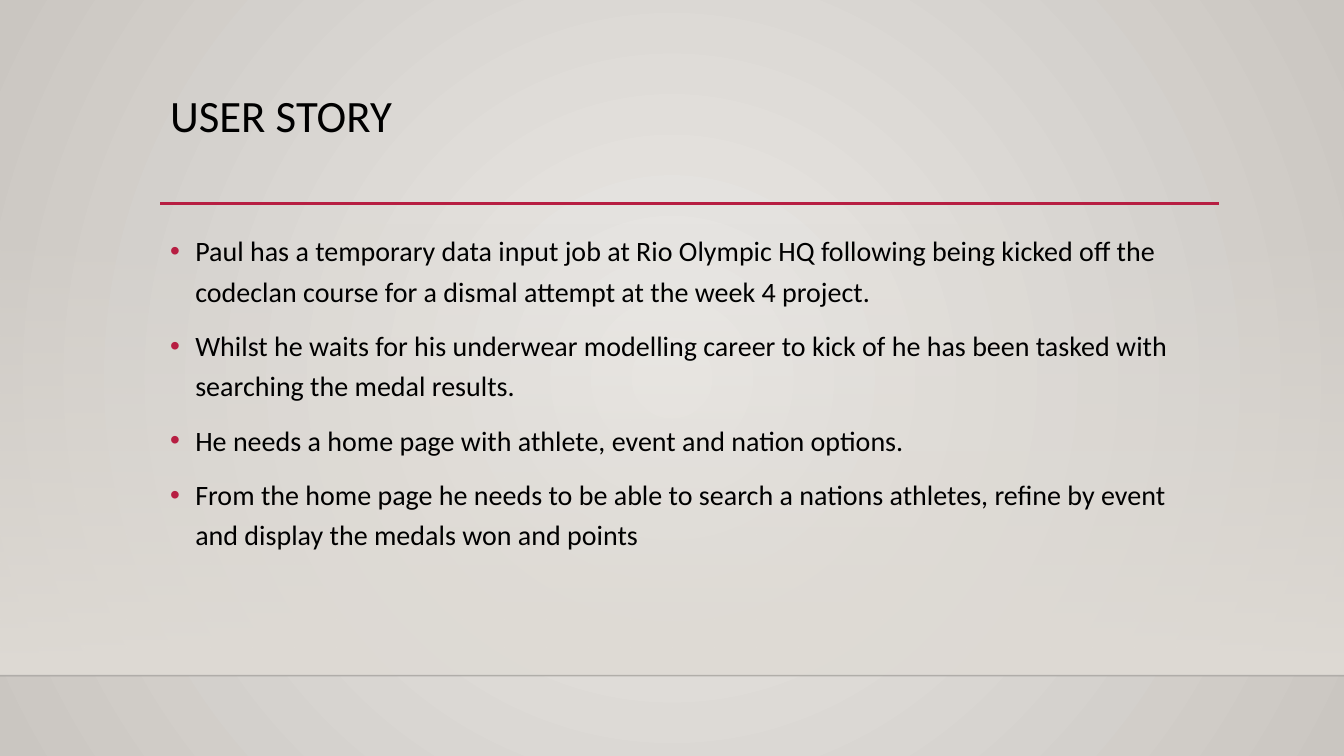
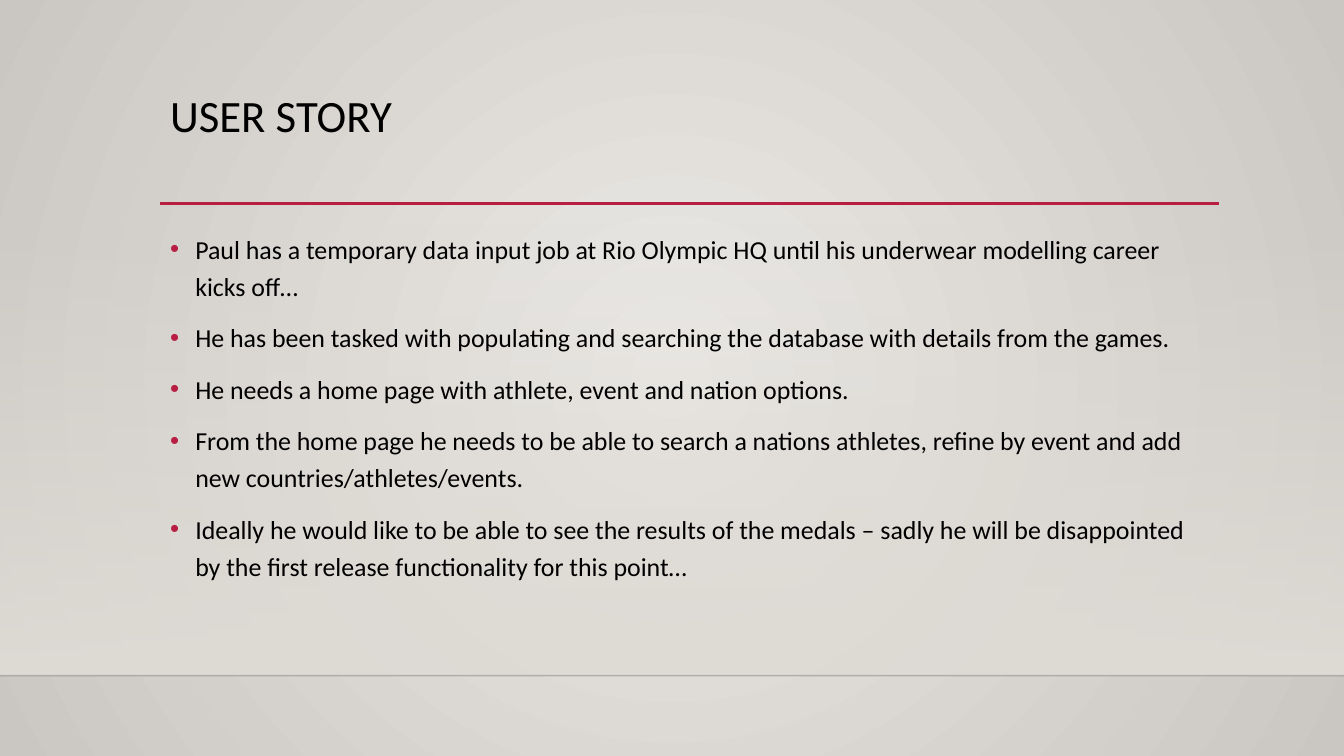
Before and after one commit to davidmorrison1981/week4_project, a slide deck: slide 4 of documentation/Week4_project.pptx (slide 3 before the commit). Drawn at 1344x756 pixels with LibreOffice and Linux fonts; fonts in the diff are those of the drawing; background and template pictures are left out. Boxes give left, top, right and bottom in pixels: in the first picture for what was removed or moved away, otherwise in the second. Text is boxed around its words. In the diff, an @@ line names an element or a change of style, - is before the commit and + after.

```diff
--- a/documentation/Week4_project.pptx
+++ b/documentation/Week4_project.pptx
@@ text at box(195, 241, 1169, 352): text changed; size 20 to 18.5 pt @@
-• Paul has a temporary data input job at Rio Olympic HQ following being kicked off the codeclan course for a dismal attempt at the week 4 project.
-• Whilst he waits for his underwear modelling career to kick of he has been tasked with searching the medal results.
+• Paul has a temporary data input job at Rio Olympic HQ until his underwear modelling career kicks off…
+• He has been tasked with populating and searching the database with details from the games.
@@ text at box(195, 381, 848, 404): size 20 to 18.5 pt in "He needs a home page with athlete, ..." @@
@@ text at box(195, 432, 1184, 580): text changed; size 20 to 18.5 pt @@
-• From the home page he needs to be able to search a nations athletes, refine by event and display the medals won and points
+• From the home page he needs to be able to search a nations athletes, refine by event and add new countries/athletes/events.
+• Ideally he would like to be able to see the results of the medals – sadly he will be disappointed by the first release functionality for this point…
```
Also in this commit, not shown: 3 other slides changed, 1 slide added, 1 slide removed, 7 other files.
